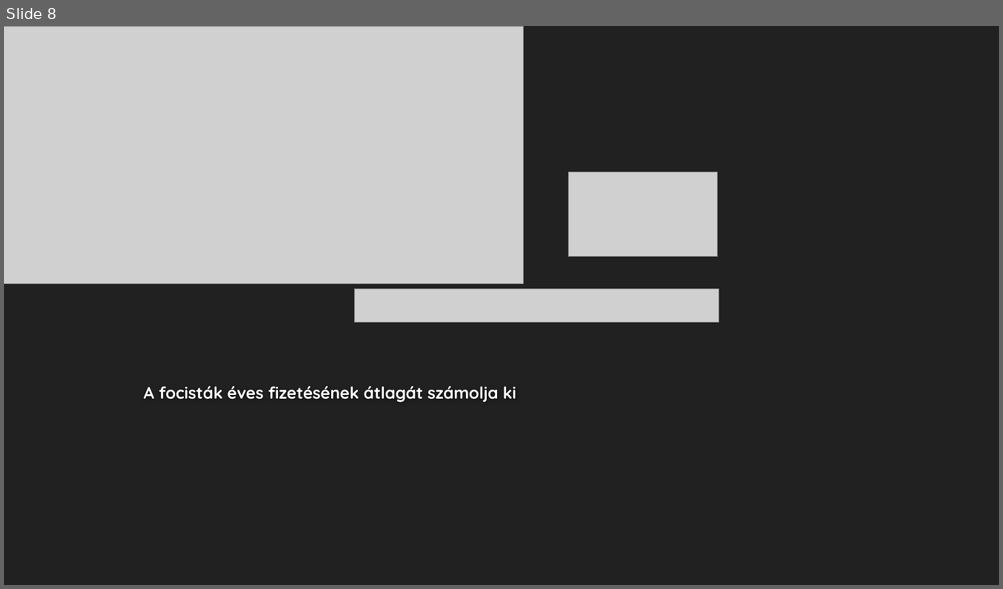
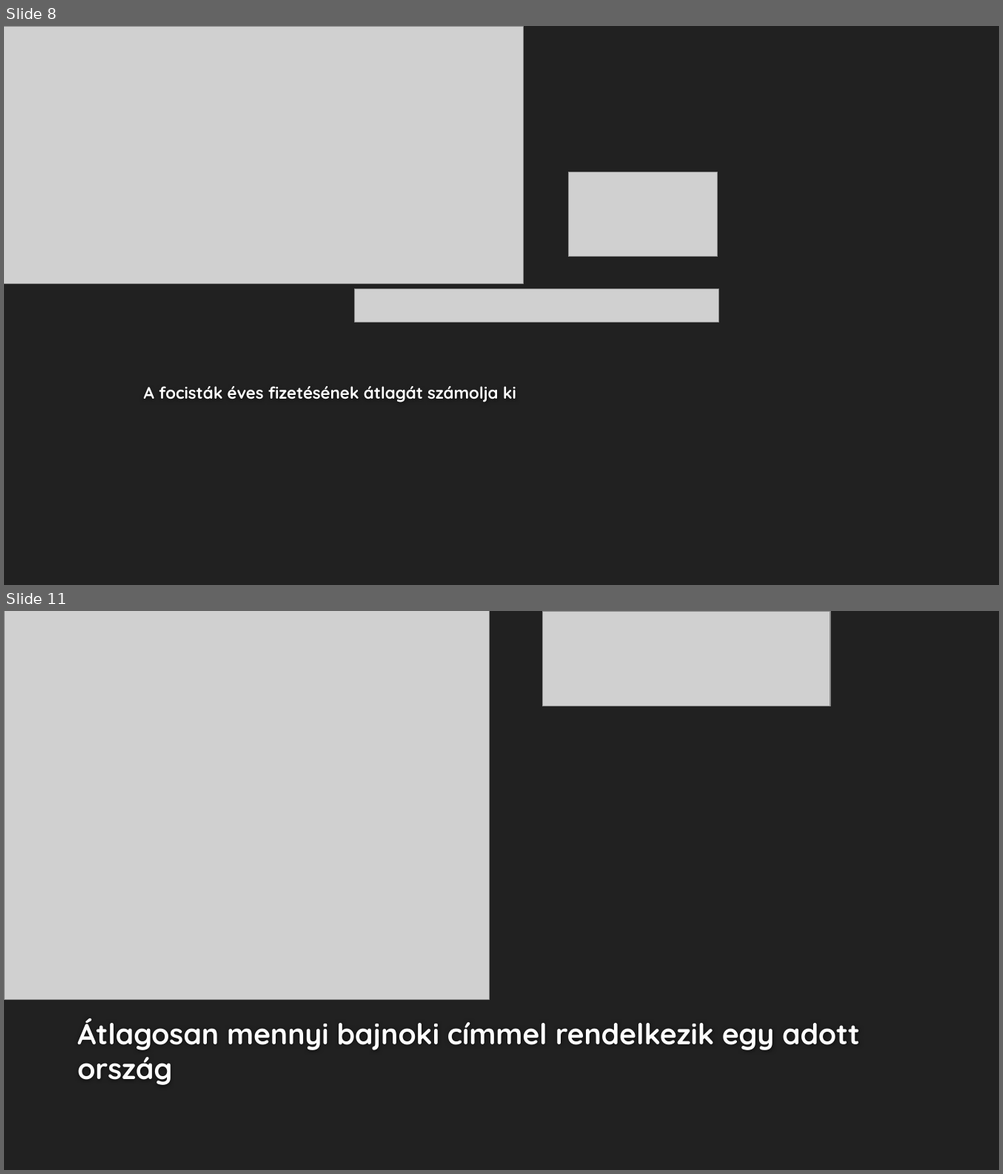
Before and after one commit to feherdorian/LinqProject, a slide deck: Előadás/Linq.ppt.pptx. Shown one above the other, each under a label of ours: slide 8 before the commit, slides 8 and 11 after it; the slides between them are not shown. The pictures are 1003x589 and 1003x1174 pixels, drawn with LibreOffice and Linux fonts; fonts in the diff are those of the drawing; grey boxes stand for pictures; background and template pictures are left out. Boxes give left, top, right and bottom in pixels: in the first picture for what was removed or moved away, otherwise in the second. Text is boxed around its words. In the diff, an @@ line names an element or a change of style, - is before the commit and + after.

```diff
--- a/Előadás/Linq.ppt.pptx
+++ b/Előadás/Linq.ppt.pptx
@@ slide 11 added at <box>4,611,999,1170</box>, background #212121 @@
@@ picture added at <box>4,611,489,999</box> @@
@@ picture added at <box>543,611,831,706</box> @@
@@ title added at <box>77,1019,859,1085</box>, 28 pt, text #FEFEFE, bold @@
+Átlagosan mennyi bajnoki címmel rendelkezik egy adott ország
```
Also in this commit, not shown: 1 slide changed, 2 other slides added.
